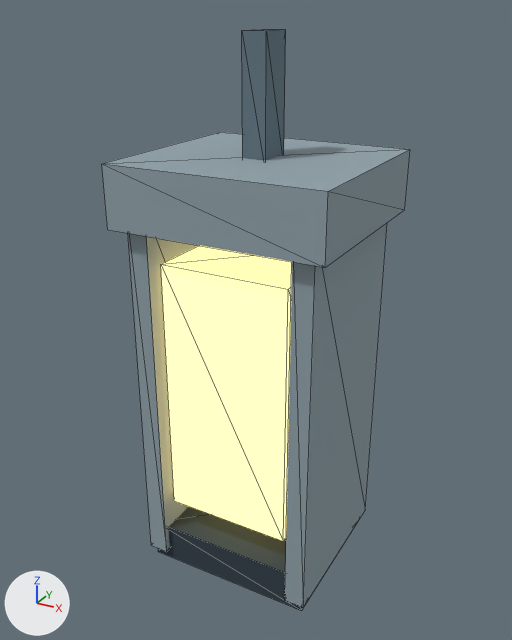
Renders of the glTF model public/game/models/lantern.glb from each side of a commit.
Both versions are drawn from a camera (50 mm lens) standing at (0.522, -0.973, 1.028) and looking at (-0.01, -0.005, 0.544). The lights are fixed; the arrows at lower left show +X, +Y and +Z. The older version comes first. Mesh edges are drawn as thin lines.

The older version as bpy lines, for what is in view:
```python
ob_lantern_base = bpy.data.objects.new('Lantern base', me_cube_023)
ob_lantern_base.location = (0.0, 0.0, 0.12)
ob_lantern_cap = bpy.data.objects.new('Lantern cap', me_cube_028)
ob_lantern_cap.location = (0.0, 0.0, 0.77)
ob_lantern_edge = bpy.data.objects.new('Lantern edge', me_cube_026)
ob_lantern_edge.location = (-0.14, 0.0, 0.43)
ob_lantern_edge_001 = bpy.data.objects.new('Lantern edge.001', me_cube_027)
ob_lantern_edge_001.location = (0.14, 0.0, 0.43)
ob_lantern_glass = bpy.data.objects.new('Lantern glass', me_cube_025)
ob_lantern_glass.location = (0.0, -0.015, 0.44)
ob_lantern_handle = bpy.data.objects.new('Lantern handle', me_cube_029)
ob_lantern_handle.location = (0.0, 0.0, 0.9)
```
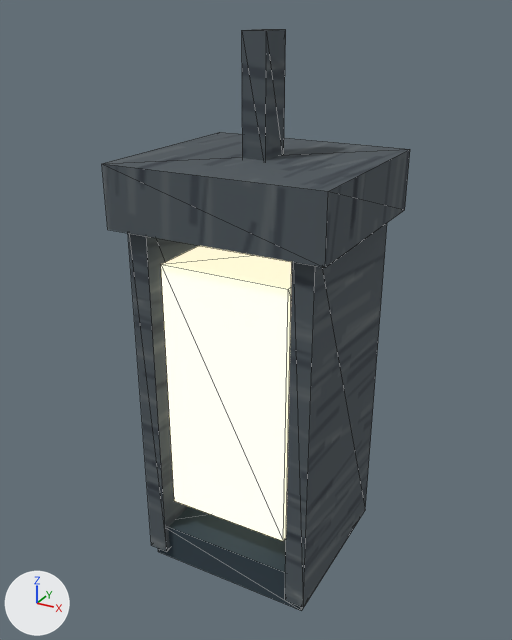
The change, as a list of edits to the scene's bpy script:
```text
Add img_iron:
    img_iron = load_image('iron', '_unpacked/iron', 512, 512, 'sRGB')
Change mat_rim___slate:
    remove mat_rim___slate.base_color = (0.28, 0.36, 0.4)  # grey #90a2aa
    add mat_rim___slate.texture = img_iron
Change mat_lamp___emissive:
    mat_lamp___emissive.base_color: (0.98, 0.65, 0.22) -> (0.8, 0.72, 0.52)  # beige #fdd381 -> beige #e7ddbf
    mat_lamp___emissive.emission_color: (1.0, 0.663, 0.224) -> (0.96, 0.864, 0.624)  # beige #ffd582 -> beige #faefcf
    mat_lamp___emissive.emission_strength: 1.96 -> 1.0
Change mat_iron___charcoal:
    remove mat_iron___charcoal.base_color = (0.13, 0.19, 0.23)  # greyish blue #657984
    add mat_iron___charcoal.texture = img_iron
```

Boxes [x1, y1, x2, y2] around the edits, measured in the pictures (512 x 640 px):
'Lantern glass', recoloured, surface changed
    both: [161, 246, 292, 541]
'Lantern cap', surface changed (darker)
    both: [102, 132, 410, 267]
'Lantern edge.001', surface changed (darker)
    both: [285, 223, 387, 607]
'Lantern edge', surface changed (darker)
    both: [128, 233, 199, 551]
'Lantern handle', surface changed (darker)
    both: [242, 29, 286, 161]
